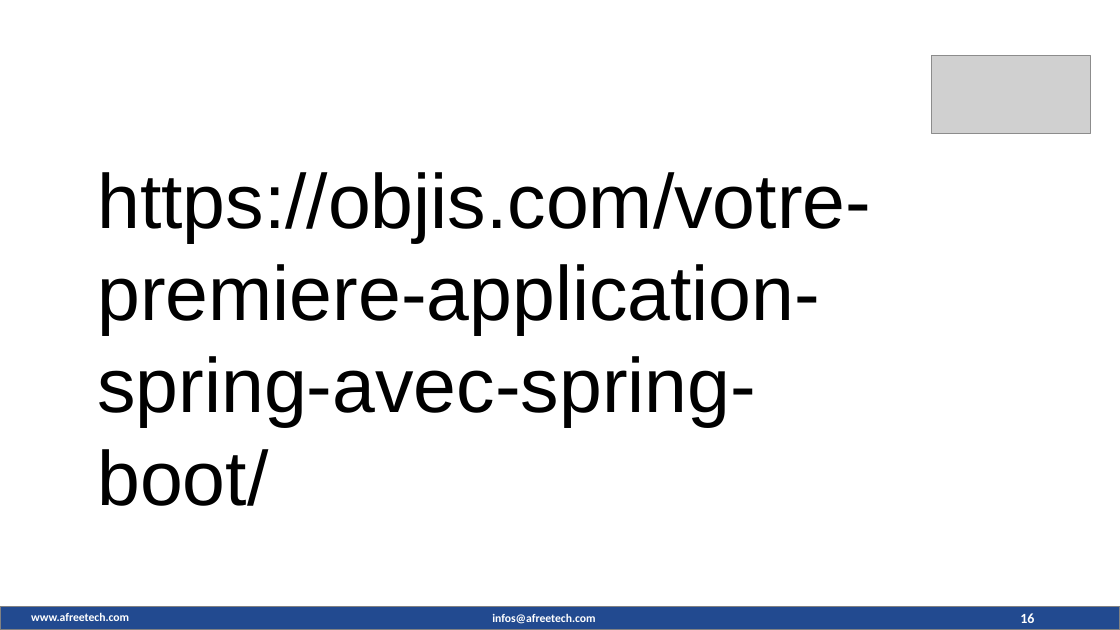
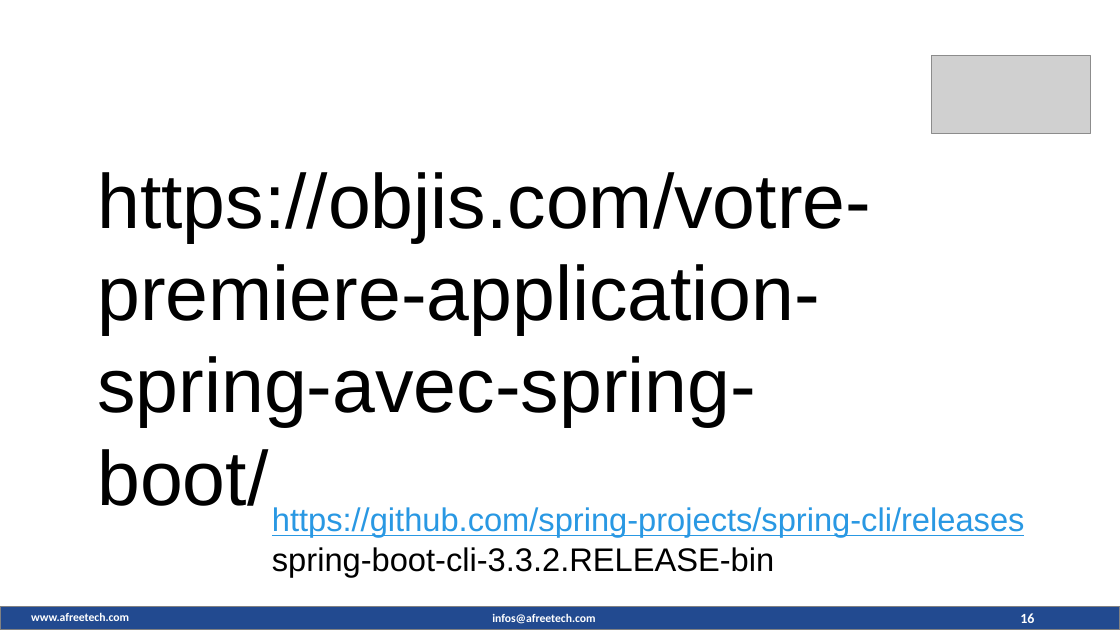
Before and after one commit to maximedorlin/maximedorlin, a slide deck: slide 16 of sprint boot.pptx. Drawn at 1120x630 pixels with LibreOffice and Linux fonts; fonts in the diff are those of the drawing; grey boxes stand for pictures; background and template pictures are left out. Boxes give left, top, right and bottom in pixels: in the first picture for what was removed or moved away, otherwise in the second. Text is boxed around its words. In the diff, an @@ line names an element or a change of style, - is before the commit and + after.

```diff
--- a/sprint boot.pptx
+++ b/sprint boot.pptx
@@ text added at bbox=[272, 507, 1025, 577], 28 pt, text #2998E3, underline @@
+https://github.com/spring-projects/spring-cli/releases
+spring-boot-cli-3.3.2.RELEASE-bin
```
Also in this commit, not shown: 10 other slides changed.
